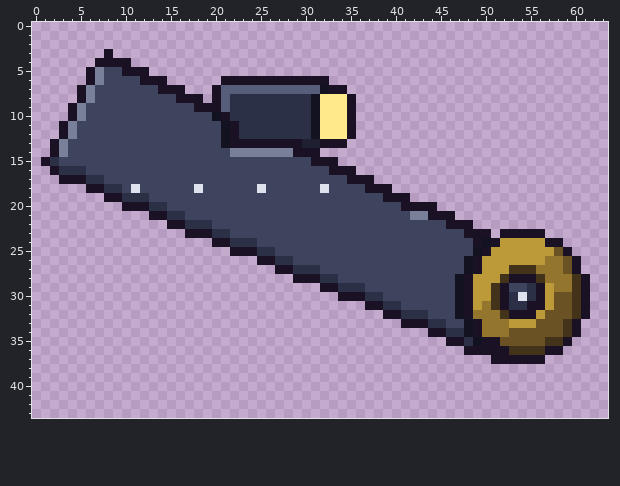
A pixel-art file gets an edit: assets/source/enemies/dozer/dozer_yoke_h120.ase. That is the earlier state.
64x44 pixels, 1 frame.
After:
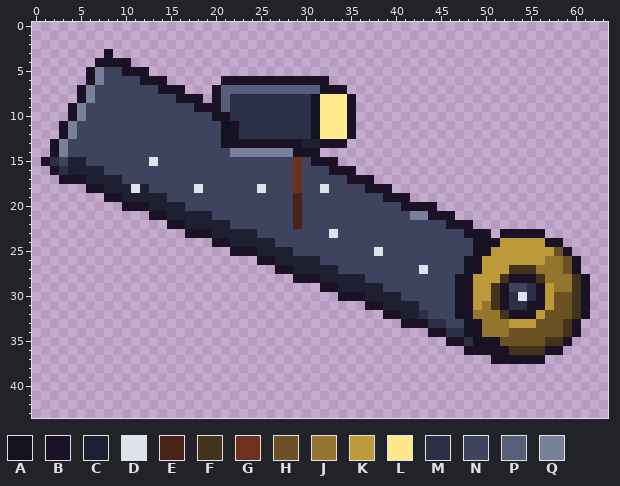
Palette (. is transparent): A #121220  B #1b1124  C #1e2032  D #dde2ec  E #4a2318  F #43331a  G #6c321e  H #6a5224  J #93752e  K #bc9a3a  L #ffe98a  M #2c3046  N #3f445e  P #575e7a  Q #78809a
Edits made:
@@ x 2..45 @@
 14 BQNNNNNNNNNNNNNNNNNNQQQQQQQBBB..............
-15 MNNNNNNNNNNNNNNNNNNNNNNNNNNNNBBB............
-16 BMMMNNNNNNNNNNNNNNNNNNNNNNNNNNNBBB..........
-17 .BBBMMNNNNNNNNNNNNNNNNNNNNNNNNNNNBBB........
-18 ....BBMMNDNNNNNNDNNNNNNDNNNNNNDNNNNBBB......
-19 ......BBMMMNNNNNNNNNNNNNNNNNNNNNNNNNNBBB....
-20 ........BBBMMNNNNNNNNNNNNNNNNNNNNNNNNNNBBBB.
-21 ...........BBMMNNNNNNNNNNNNNNNNNNNNNNNNNQQBB
-22 .............BBMMMNNNNNNNNNNNNNNNNNNNNNNNNNN
-23 ...............BBBMMNNNNNNNNNNNNNNNNNNNNNNNN
-24 ..................BBMMMNNNNNNNNNNNNNNNNNNNNN
-25 ....................BBBMMNNNNNNNNNNNNNNNNNNN
-26 .......................BBMMNNNNNNNNNNNNNNNNN
-27 .........................BBMMMNNNNNNNNNNNNNN
-28 ...........................BBBMMNNNNNNNNNNNN
-29 ..............................BBMMMNNNNNNNNN
-30 ................................BBBMMNNNNNNN
-31 ...................................BBMMNNNNN
-32 .....................................BBMMMNN
+15 MNCCNNNNNNNDNNNNNNNNNNNNNNNGNBBB............
+16 BMCCCCNNNNNNNNNNNNNNNNNNNNNGNNNBBB..........
+17 .BBBCCCCNNNNNNNNNNNNNNNNNNNGNNNNNBBB........
+18 ....BBCCCDCNNNNNDNNNNNNDNNNGNNDNNNNBBB......
+19 ......BBCCCCCNNNNNNNNNNNNNNENNNNNNNNNBBB....
+20 ........BBBCCCCNNNNNNNNNNNNENNNNNNNNNNNBBBB.
+21 ...........BBCCCCCNNNNNNNNNENNNNNNNNNNNNQQBB
+22 .............BBCCCCCNNNNNNNENNNNNNNNNNNNNNNN
+23 ...............BBBCCCCCNNNNNNNNDNNNNNNNNNNNN
+24 ..................BBCCCCCNNNNNNNNNNNNNNNNNNN
+25 ....................BBBCCCCNNNNNNNNNDNNNNNNN
+26 .......................BBCCCCCNNNNNNNNNNNNNN
+27 .........................BBCCCCCNNNNNNNNNDNN
+28 ...........................BBBCCCCCNNNNNNNNN
+29 ..............................BBCCCCCNNNNNNN
+30 ................................BBBCCCCNNNNN
+31 ...................................BBCCCCNNN
+32 .....................................BBCCMNN
 33 .......................................BBBMM
Changed places in both pictures, as pixel boxes (x1, y1, x2, y2):
changed: (68, 157, 428, 319)
